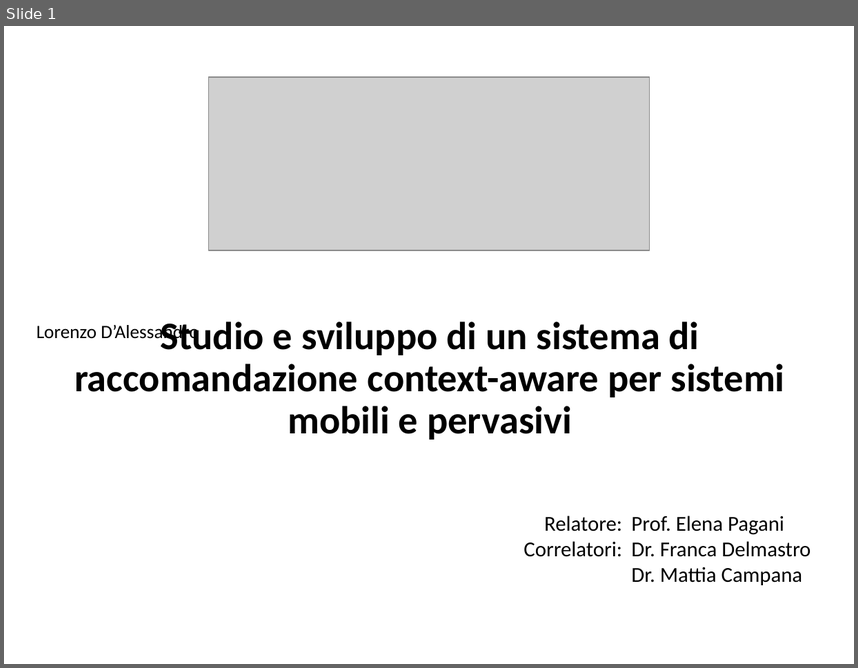
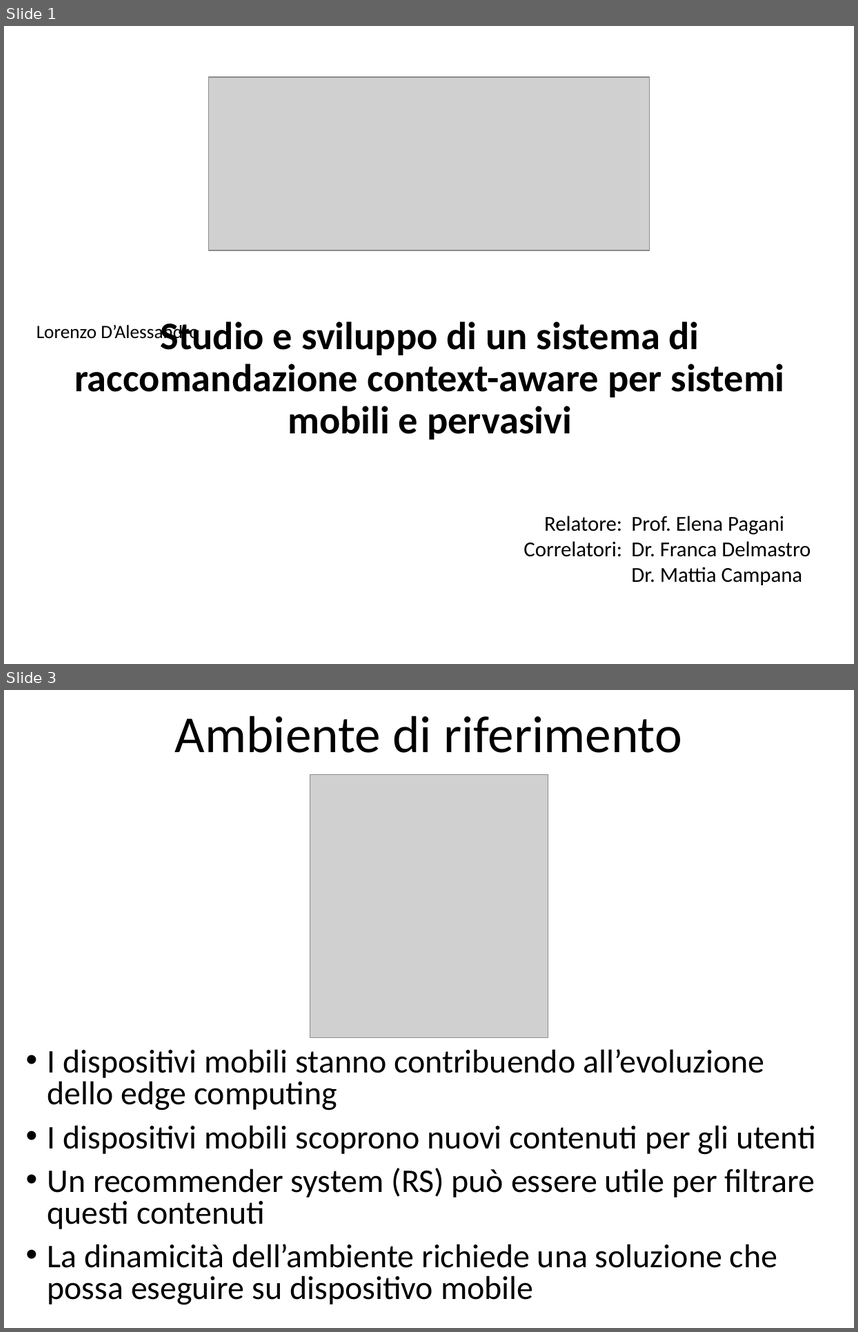
Before and after one commit to CriptHunter/tesi, a slide deck: presentazione/presentazione.pptx. Shown one above the other, each under a label of ours: slide 1 before the commit, slides 1 and 3 after it; the slides between them are not shown. The pictures are 858x668 and 858x1332 pixels, drawn with LibreOffice and Linux fonts; fonts in the diff are those of the drawing; grey boxes stand for pictures. Boxes give left, top, right and bottom in pixels: in the first picture for what was removed or moved away, otherwise in the second. Text is boxed around its words. In the diff, an @@ line names an element or a change of style, - is before the commit and + after.

```diff
--- a/presentazione/presentazione.pptx
+++ b/presentazione/presentazione.pptx
@@ slide 3 added at [4,690,854,1328], background #FFFFFF @@
@@ title added at [175,716,682,753], 44 pt, text #000000 @@
+Ambiente di riferimento
@@ picture added at [310,774,548,1037] @@
@@ text added at [47,1049,816,1305], 28 pt, text #000000 @@
+• I dispositivi mobili stanno contribuendo all’evoluzione dello edge computing
+• I dispositivi mobili scoprono nuovi contenuti per gli utenti
+• Un recommender system (RS) può essere utile per filtrare questi contenuti
+• La dinamicità dell’ambiente richiede una soluzione che possa eseguire su dispositivo mobile
```
Also in this commit, not shown: 5 slides changed, 1 other slide added.
